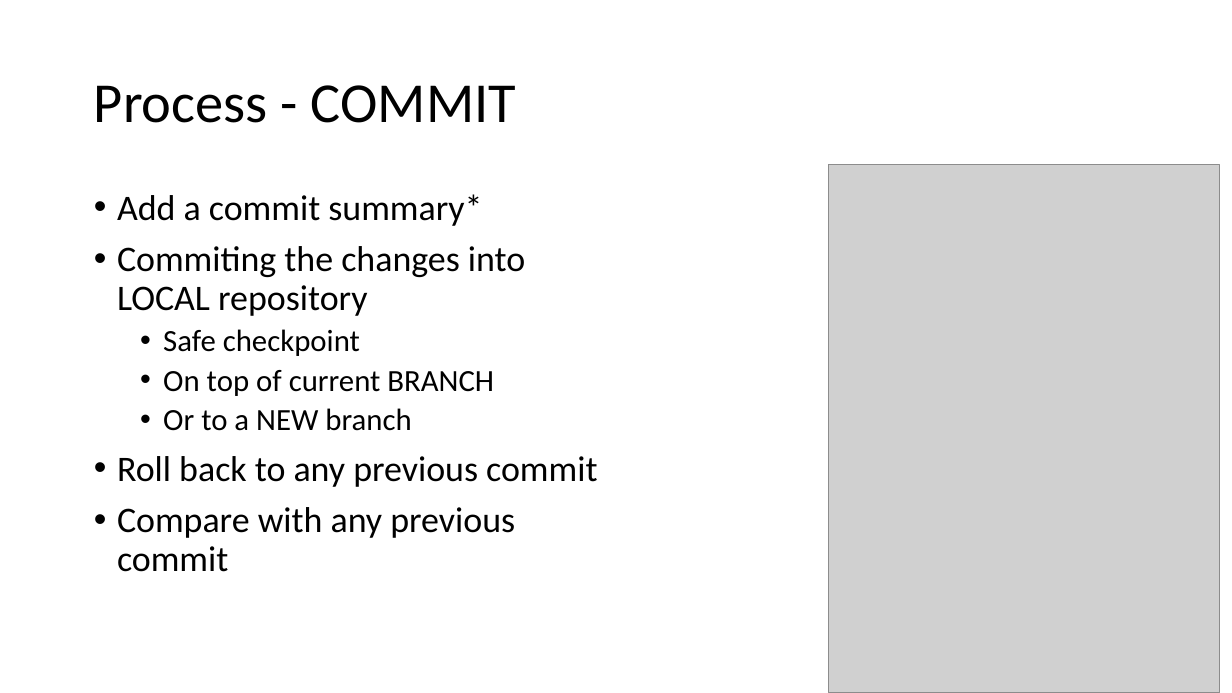
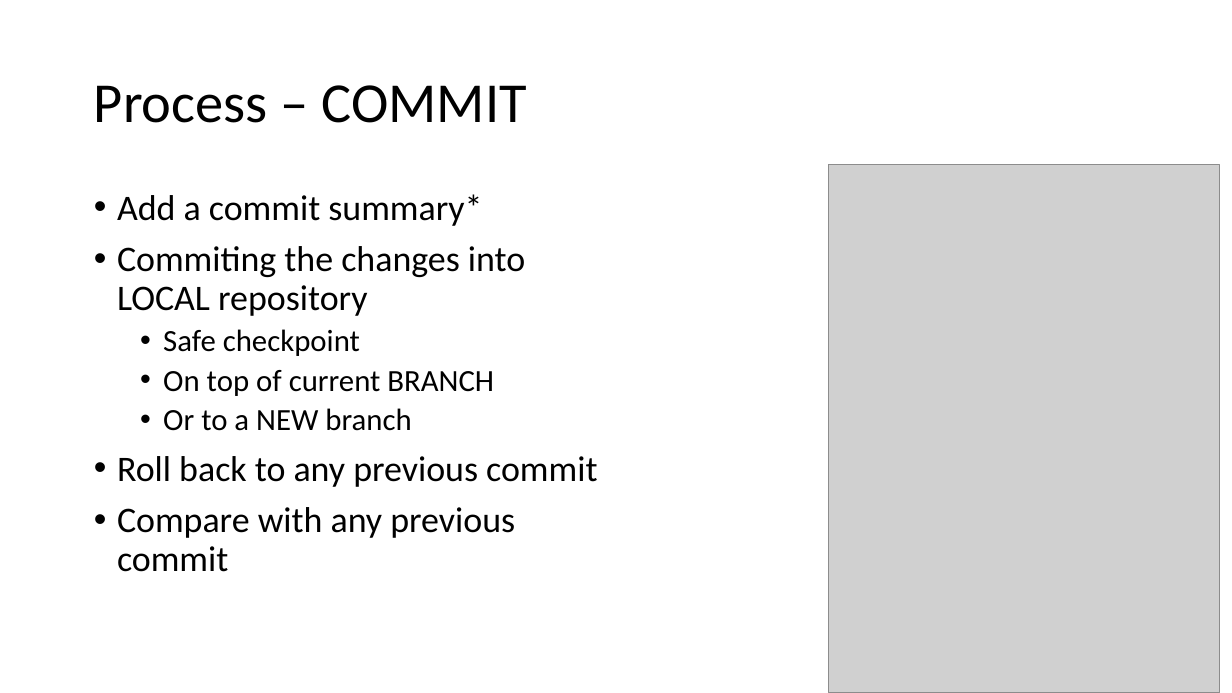
Before and after one commit to yuricai/Phys520, a slide deck: slide 21 of 01_GitTutorial/HowToGit_Introduction.pptx. Drawn at 1232x693 pixels with LibreOffice and Linux fonts; fonts in the diff are those of the drawing; grey boxes stand for pictures. Boxes give left, top, right and bottom in pixels: in the first picture for what was removed or moved away, otherwise in the second. Text is boxed around its words. In the diff, an @@ line names an element or a change of style, - is before the commit and + after.

```diff
--- a/01_GitTutorial/HowToGit_Introduction.pptx
+++ b/01_GitTutorial/HowToGit_Introduction.pptx
@@ title at (94, 85, 527, 123): text changed @@
-Process - COMMIT
+Process – COMMIT
```
Also in this commit, not shown: 7 other slides changed, 2 slides added, 2 other files.
